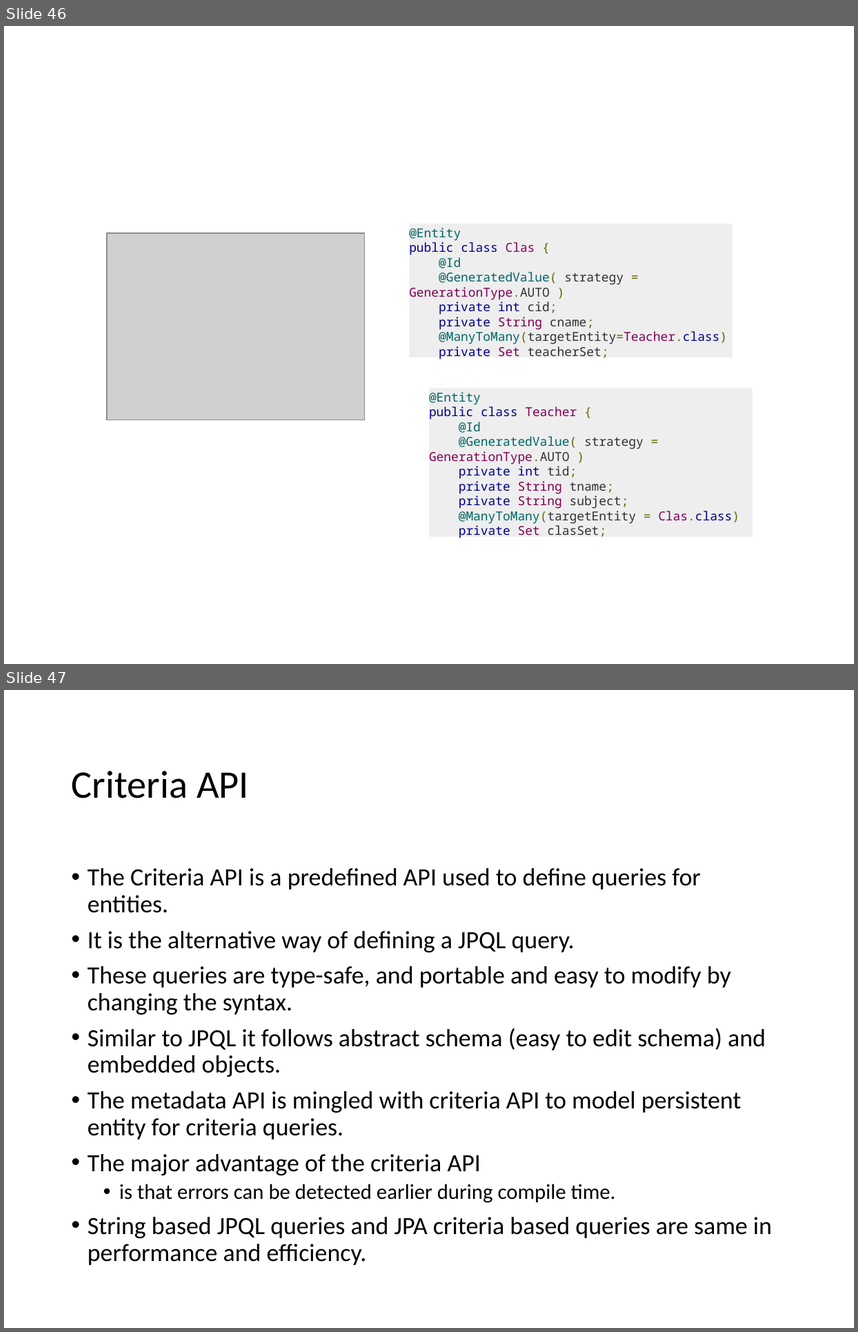
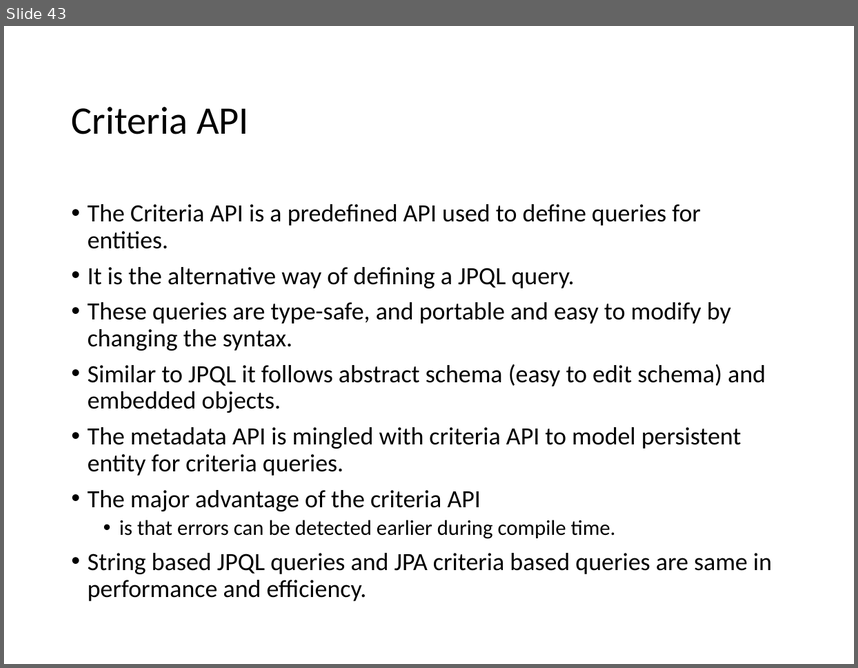
Before and after one commit to lawren43/mytest-repo, a slide deck: test-springmvc/doc/1.JPA Introduction.pptx. Shown one above the other, each under a label of ours: slides 46 and 47 before the commit, slide 43 after it. The pictures are 858x1332 and 858x668 pixels, drawn with LibreOffice and Linux fonts; fonts in the diff are those of the drawing; grey boxes stand for pictures. Boxes give left, top, right and bottom in pixels: in the first picture for what was removed or moved away, otherwise in the second. Text is boxed around its words. In the diff, an @@ line names an element or a change of style, - is before the commit and + after.

```diff
--- a/test-springmvc/doc/1.JPA Introduction.pptx
+++ b/test-springmvc/doc/1.JPA Introduction.pptx
@@ slide 46 removed at (4,26,854,664), background #FFFFFF @@
@@ picture removed at (107,232,364,419) @@
@@ rectangle removed at (410,223,733,357) @@
-@Entity
-public class Clas {
-@Id
-@GeneratedValue( strategy = GenerationType.AUTO )
-private int cid;
-private String cname;
-@ManyToMany(targetEntity=Teacher.class)
-private Set teacherSet;
@@ rectangle removed at (429,388,752,537) @@
-@Entity
-public class Teacher {
-@Id
-@GeneratedValue( strategy = GenerationType.AUTO )
-private int tid;
-private String tname;
-private String subject;
-@ManyToMany(targetEntity = Clas.class)
-private Set clasSet;
@@ what was slide 47 is now slide 43 @@
```
Also in this commit, not shown: 2 slides changed, 3 slides added, 6 other slides removed, 5 other files.
